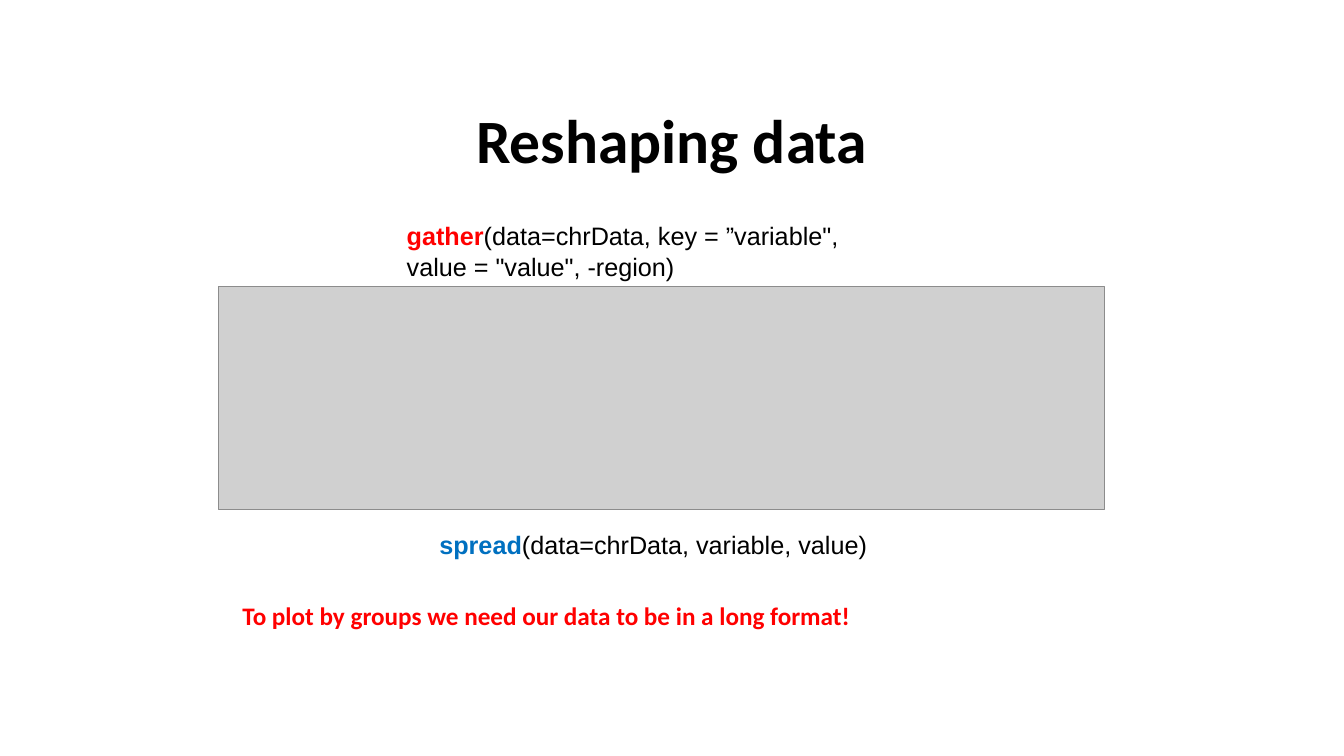
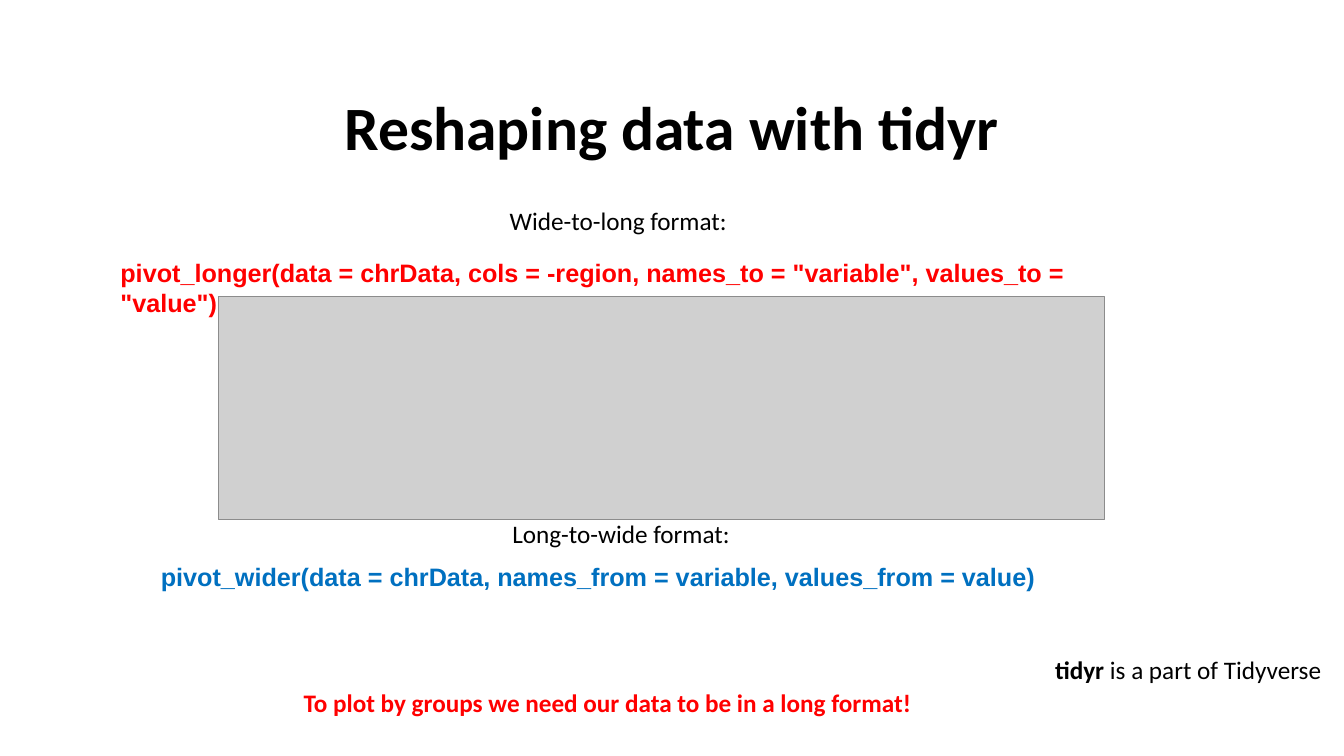
Before and after one commit to Chelysheva/data_vis_ggplot2_June2025, a slide deck: slide 13 of Data_vis_ggplot2.pptx (slide 14 before the commit). Drawn at 1344x756 pixels with LibreOffice and Linux fonts; fonts in the diff are those of the drawing; grey boxes stand for pictures. Boxes give left, top, right and bottom in pixels: in the first picture for what was removed or moved away, otherwise in the second. Text is boxed around its words. In the diff, an @@ line names an element or a change of style, - is before the commit and + after.

```diff
--- a/Data_vis_ggplot2.pptx
+++ b/Data_vis_ggplot2.pptx
@@ text at <box>344,106,998,161</box>: text changed @@
-Reshaping data
+Reshaping data with tidyr
@@ text added at <box>510,212,726,235</box>, 18 pt, text #000000 @@
+Wide-to-long format:
@@ text at <box>120,263,1042,288</box>: text changed; text colour #000000 to #FF0000; bold on @@
-gather(data=chrData, key = ”variable", value = "value", -region)
+pivot_longer(data = chrData, cols = -region, names_to = "variable", values_to = "value")
@@ picture: place and size @@
-picture at <box>219,287,1105,510</box>
+picture at <box>219,296,1105,519</box>
@@ text added at <box>512,525,729,548</box>, 18 pt, text #000000 @@
+Long-to-wide format:
@@ text at <box>161,567,1035,592</box>: text changed; text colour #000000 to #0070C0; bold on @@
-spread(data=chrData, variable, value)
+pivot_wider(data = chrData, names_from = variable, values_from = value)
@@ text "To plot by groups we ...": place and size @@
-text "To plot by groups we ..." at <box>242,607,850,630</box>
+text "To plot by groups we ..." at <box>304,694,911,717</box>
@@ text added at <box>1055,661,1321,683</box>, 18 pt, text #000000 @@
+tidyr is a part of Tidyverse
```
Also in this commit, not shown: 1 slide removed, 2 other files.
